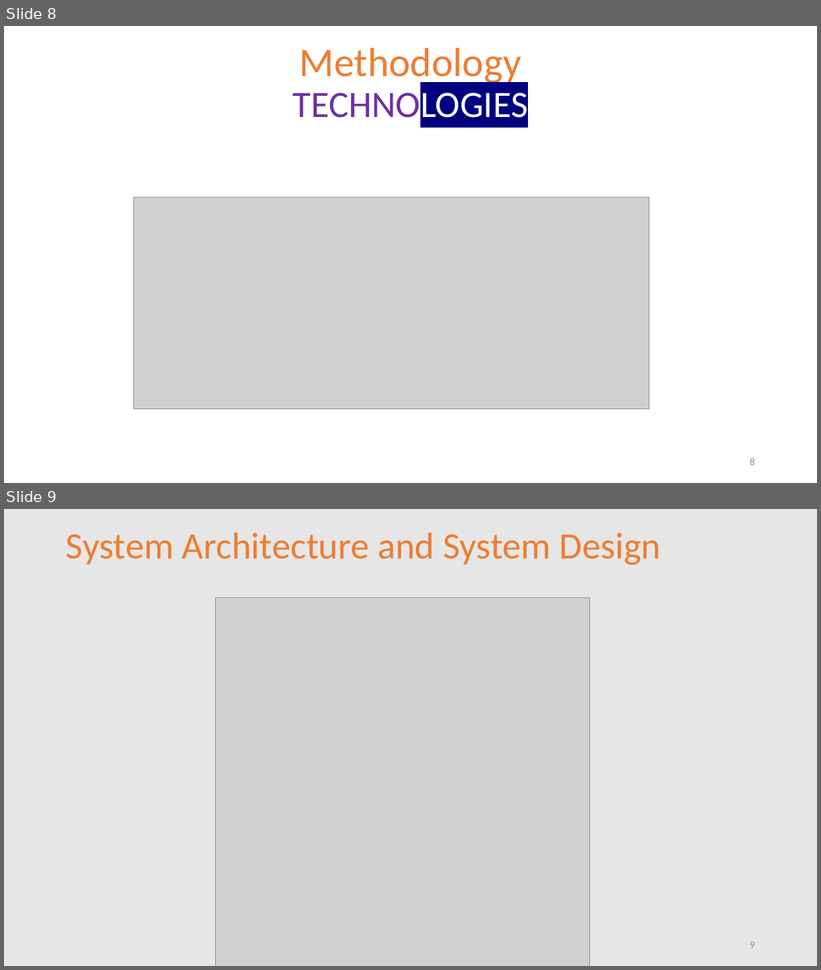
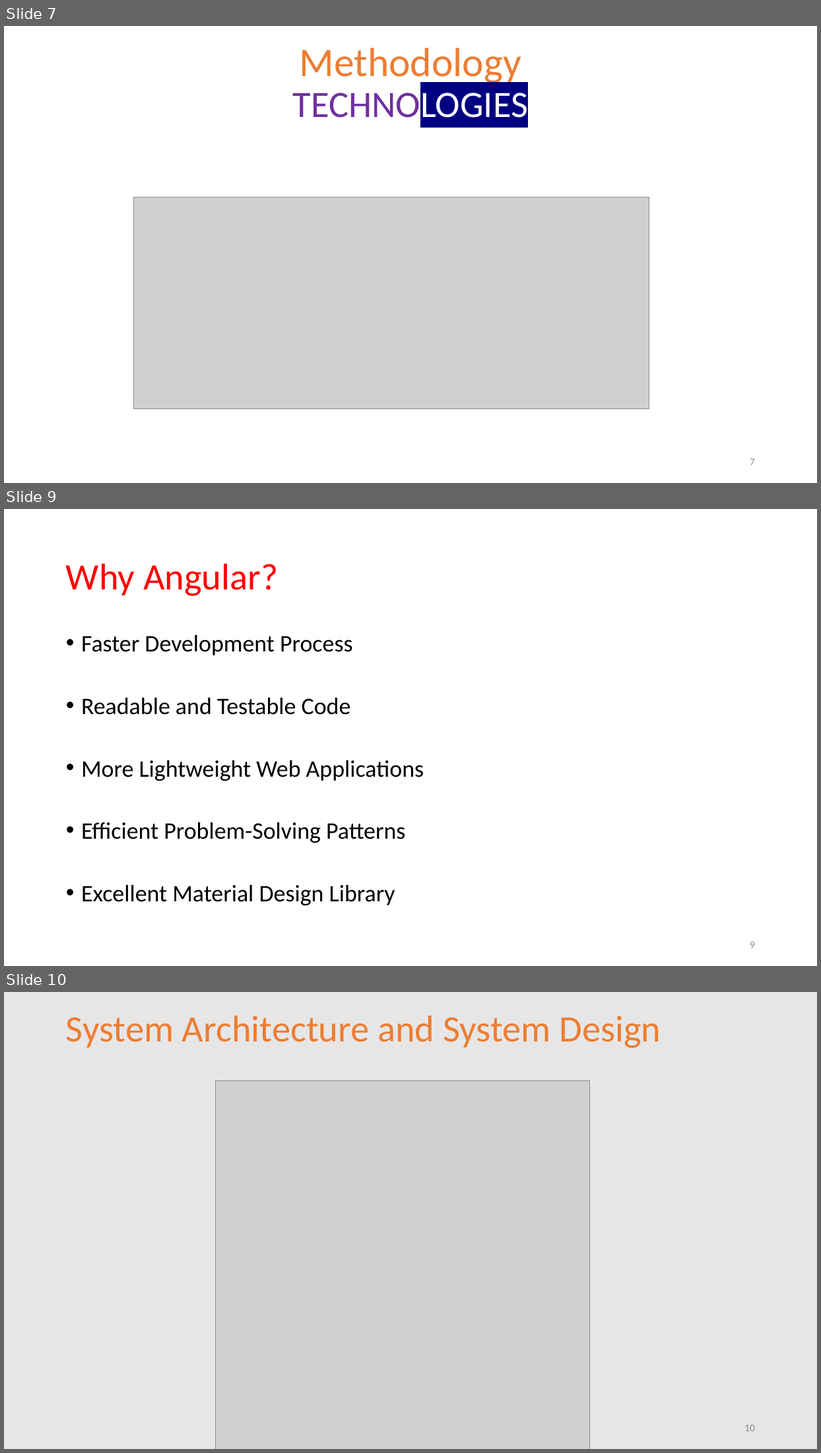
Before and after one commit to kristya-art/cleanIt, a slide deck: report/PresentationCleanIt.pptx. Shown one above the other, each under a label of ours: slides 8 and 9 before the commit, slides 7, 9 and 10 after it; the slides between them are not shown. The pictures are 821x970 and 821x1453 pixels, drawn with LibreOffice and Linux fonts; fonts in the diff are those of the drawing; grey boxes stand for pictures; background and template pictures are left out. Boxes give left, top, right and bottom in pixels: in the first picture for what was removed or moved away, otherwise in the second. Text is boxed around its words. In the diff, an @@ line names an element or a change of style, - is before the commit and + after.

```diff
--- a/report/PresentationCleanIt.pptx
+++ b/report/PresentationCleanIt.pptx
@@ slide 9 added at bbox=[4, 509, 817, 966], background #FFFFFF @@
@@ title added at bbox=[66, 563, 278, 596], 44 pt, text #FF0000 @@
+Why Angular?
@@ text added at bbox=[81, 635, 424, 906], 28 pt, text #000000 @@
+• Faster Development Process
+• Readable and Testable Code
+• More Lightweight Web Applications
+• Efficient Problem-Solving Patterns
+• Excellent Material Design Library
@@ page number added at bbox=[750, 942, 755, 949], 12 pt, text #8C8C8C @@
+9
@@ what was slide 8 is now slide 7 @@
@@ page number at bbox=[750, 459, 755, 466]: text changed @@
-8
+7
@@ what was slide 9 is now slide 10 @@
@@ page number at bbox=[745, 1425, 755, 1432]: text changed @@
-9
+10
```
Also in this commit, not shown: 6 slides changed, 1 other slide added, 2 slides removed, 11 other files.
